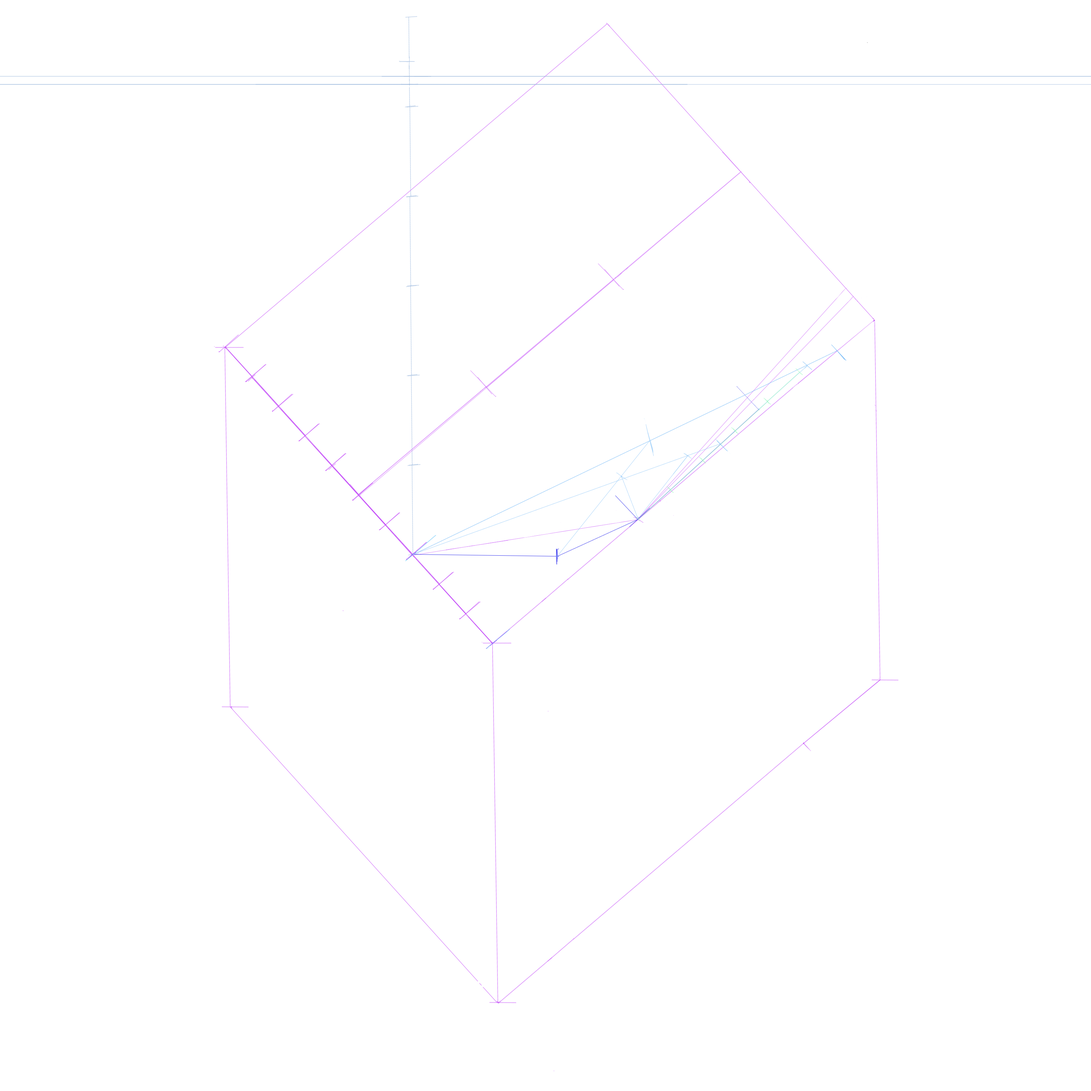
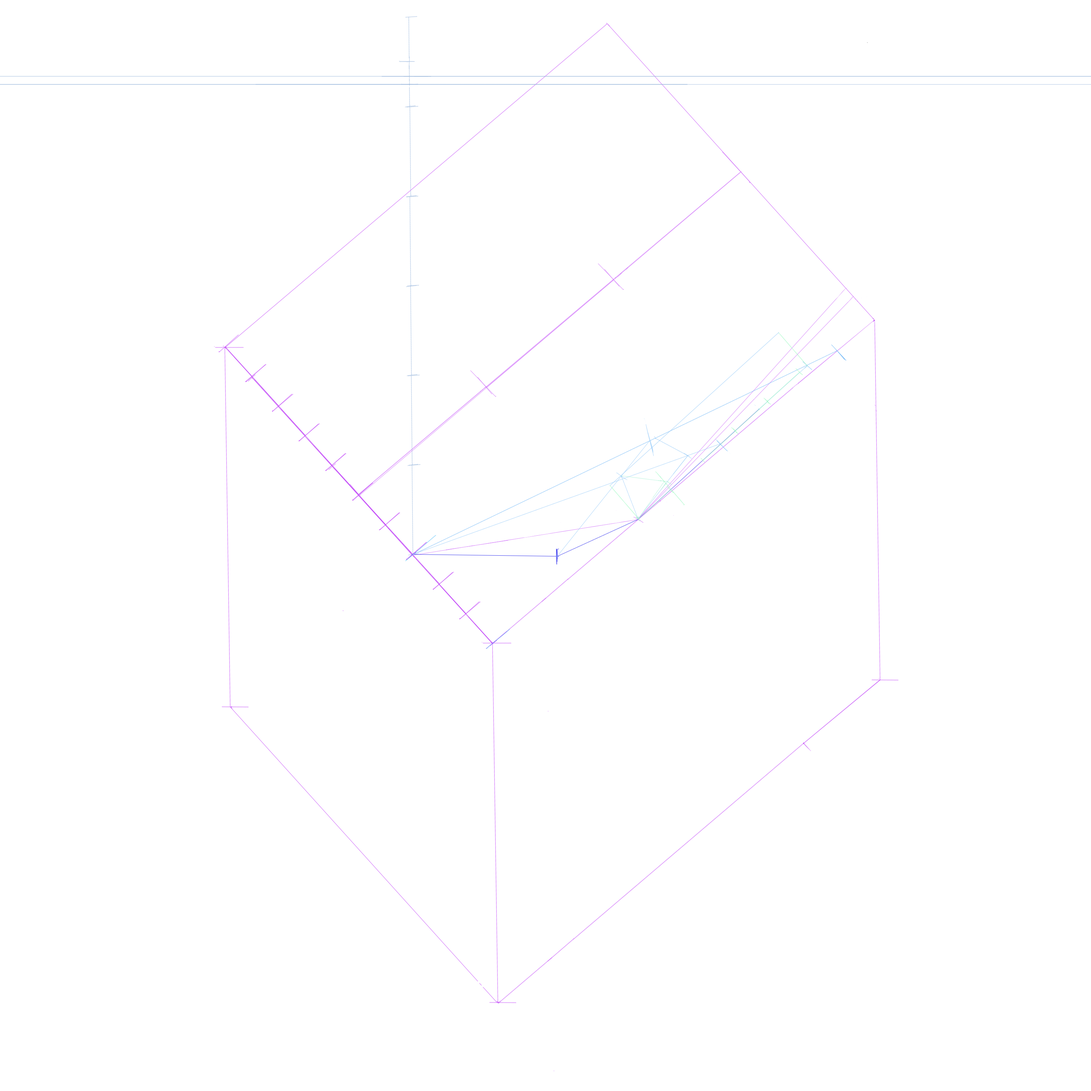
Comparing the layer stacks of the two 1091 x 1091 images. Changes:
added layer "Layer 63" above "Layer 60" over [654, 436, 689, 457]
added layer "Layer 60" above "Layer 61" over [610, 332, 780, 487]
added layer "Layer 61" above "Layer 64" over [775, 332, 809, 367]
added layer "Layer 64" above "Layer 59" over [652, 471, 686, 506]
added layer "Layer 59" above "Layer 58" over [609, 484, 640, 520]
painted on "Layer 55" over [620, 456, 707, 523]
removed layer "Layer 45" from group "Layer 46 - Smart Object Group" over [736, 386, 760, 411]
removed layer "Layer 31" from group "Layer 46 - Smart Object Group" over [615, 495, 651, 528]
